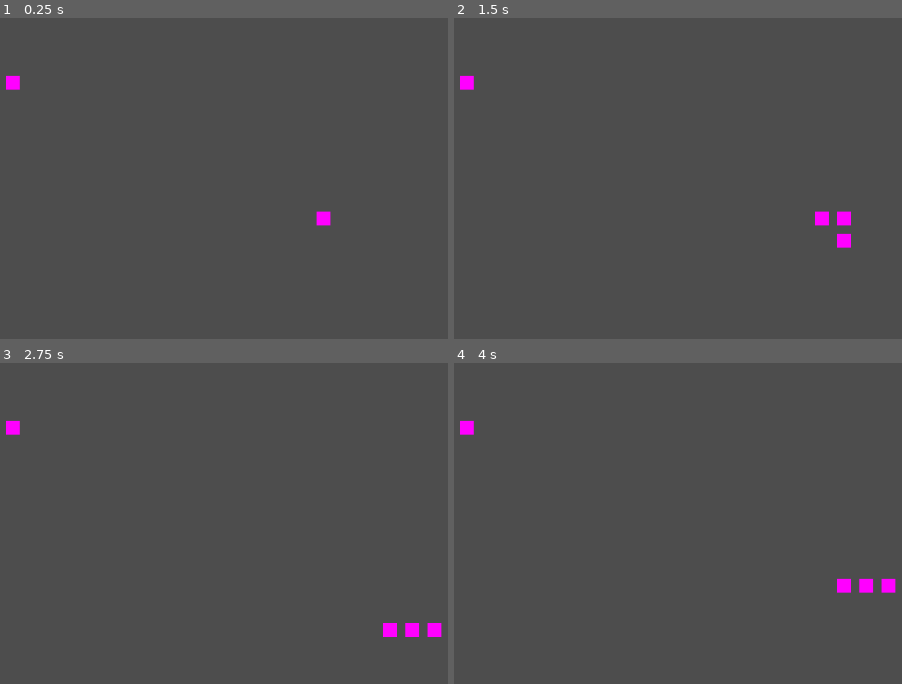
Above: before the commit, frames 1-4 (two rows, left to right).
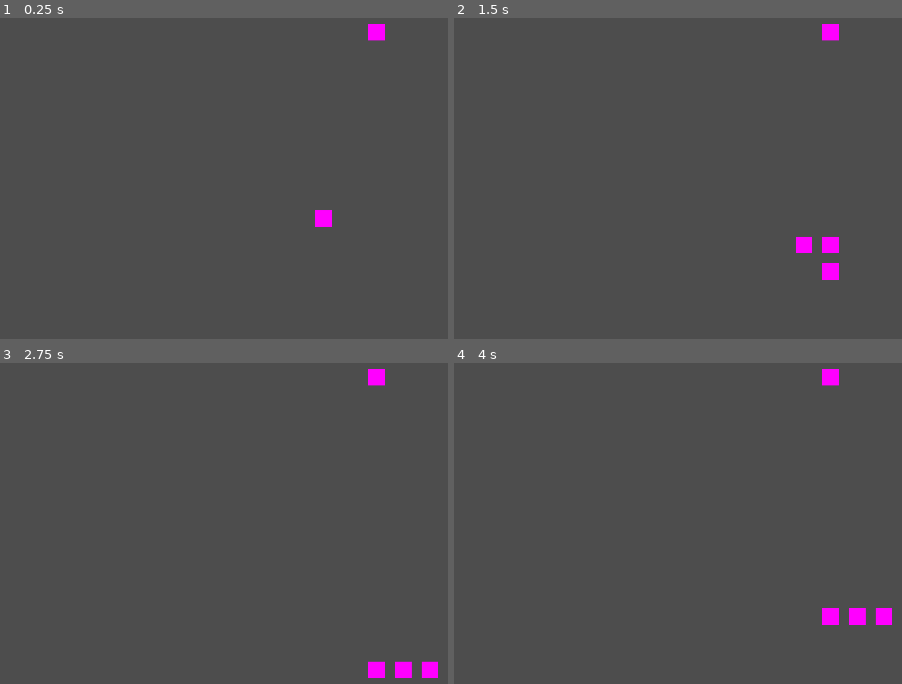
Above: after the commit, the same moments.

Repository: Fernando-Lamounier/SnakeClone
Game: Godot game, scene res://scenes/map.tscn
Same seed, same stepped clock (60 frames per second), same inputs: the game is played once before the commit and once after it.
Inputs:
- Up to frame 1 (0.25 s): no input
- Up to frame 2 (1.5 s): hold Right (ui_right) 0.53-1.28 s; tap Enter at 1.25 s; hold Down (ui_down) from 1.28 s (still down)
- Up to frame 3 (2.75 s): release Down (ui_down) at 2.03 s; hold Right (ui_right) from 2.03 s (still down)
- Up to frame 4 (4 s): release Right (ui_right) at 2.78 s; hold Up (ui_up) 2.78-3.53 s; hold Left (ui_left) from 3.53 s (still down)

The runs differ from the first frame. In frame 1, 0.4% of the frame differs, in the area x 1-86%, y 1-66%; in frame 2, 1.3%; in frame 3, 1.3%; in frame 4, 1.4%, in the area x 1-99%, y 1-82%.

Commit message:
correções na movimentação do player

Diff:
--- a/autoload/global.gd
+++ b/autoload/global.gd
@@ -1,3 +1,3 @@
 extends Node
 
-const GRID_SIZE:int = 32
+const GRID_SIZE:int = 64
--- a/project.godot
+++ b/project.godot
@@ -19,10 +19,17 @@
 
 Global="*uid://dmtwp2m6ydqcg"
 
+[display]
+
+window/size/viewport_width=1920
+window/size/viewport_height=1080
+window/size/mode=3
+window/size/resizable=false
+
 [global_group]
 
 food=""
-segments=""
+borders=""
 
 [physics]
 
--- a/scenes/fruta.tscn
+++ b/scenes/fruta.tscn
@@ -8,6 +8,7 @@
 height = 20.0
 
 [node name="Fruta" type="Area2D" unique_id=1240248615 groups=["food"]]
+scale = Vector2(2, 2)
 script = ExtResource("1_ch7q4")
 
 [node name="Sprite2D" type="Sprite2D" parent="." unique_id=1525013617]
--- a/scenes/head.tscn
+++ b/scenes/head.tscn
@@ -8,6 +8,7 @@
 height = 20.0
 
 [node name="Head" type="Area2D" unique_id=1658098063]
+scale = Vector2(2, 2)
 script = ExtResource("1_nsfte")
 
 [node name="Sprite2D" type="Sprite2D" parent="." unique_id=59384311]
--- a/scenes/map.tscn
+++ b/scenes/map.tscn
@@ -9,3 +9,4 @@
 unique_name_in_owner = true
 
 [node name="Player" parent="." unique_id=2059443134 instance=ExtResource("1_paxxb")]
+position = Vector2(1, 1)
--- a/scenes/player.tscn
+++ b/scenes/player.tscn
@@ -12,7 +12,7 @@
 [node name="Head" parent="." unique_id=1658098063 instance=ExtResource("2_dqkch")]
 unique_name_in_owner = true
 
-[node name="Segment" parent="." unique_id=2041569768 groups=["segments"] instance=ExtResource("3_qhqgy")]
+[node name="Segment" parent="." unique_id=2041569768 instance=ExtResource("3_qhqgy")]
 unique_name_in_owner = true
 
 [node name="Spawner" type="Node2D" parent="." unique_id=357328250]
@@ -25,12 +25,12 @@
 unique_name_in_owner = true
 script = ExtResource("5_qlg0r")
 
-[node name="uper_left" type="Marker2D" parent="borders" unique_id=999811530]
+[node name="uper_left" type="Marker2D" parent="borders" unique_id=999811530 groups=["borders"]]
 unique_name_in_owner = true
-position = Vector2(-576, -324)
+position = Vector2(-960, -540)
 
-[node name="lower_right" type="Marker2D" parent="borders" unique_id=1904711756]
+[node name="lower_right" type="Marker2D" parent="borders" unique_id=1904711756 groups=["borders"]]
 unique_name_in_owner = true
-position = Vector2(576, 324)
+position = Vector2(960, 540)
 
 [connection signal="food_eated" from="Head" to="." method="_on_head_food_eated"]
--- a/scenes/segment.tscn
+++ b/scenes/segment.tscn
@@ -8,6 +8,7 @@
 height = 20.0
 
 [node name="Segment" type="Area2D" unique_id=2041569768]
+scale = Vector2(2, 2)
 script = ExtResource("1_th87o")
 
 [node name="Sprite2D" type="Sprite2D" parent="." unique_id=1938380057]
--- a/scripts/borders.gd
+++ b/scripts/borders.gd
@@ -15,21 +15,23 @@
 	y_min = uper_left.position.y
 	x_max = lower_right.position.x
 	x_min = uper_left.position.x
-
-	pass # Replace with function body.
+	print(x_max, y_max, x_min, y_min)
+	pass
 
 func warp_player(player_pos:Vector2):
+
 	if player_pos.x >= x_max:
-		player_pos.x = x_min
-
+		player_pos.x = int(x_min / Global.GRID_SIZE) * Global.GRID_SIZE
+		return player_pos
 	if player_pos.x <= x_min:
-		player_pos.x = x_max
+		player_pos.x = int(x_max / Global.GRID_SIZE) * Global.GRID_SIZE
+		return player_pos
 
 	if player_pos.y >= y_max:
-		player_pos.y = y_min
-
+		player_pos.y = int(y_min / Global.GRID_SIZE) * Global.GRID_SIZE
+		return player_pos
 	if player_pos.y <= y_min:
-		player_pos.y = y_max
-
+		player_pos.y = int(y_max / Global.GRID_SIZE) * Global.GRID_SIZE
+		return player_pos
 
 	return player_pos
--- a/scripts/head.gd
+++ b/scripts/head.gd
@@ -9,11 +9,10 @@
 		area.queue_free()
 		food_eated.emit()
 		pass
-	elif area.is_in_group("segments"):
+	else:
 		if snake_walked:
 			player.game_over()
 			pass
-		pass
 	pass
 
 
--- a/scripts/player.gd
+++ b/scripts/player.gd
@@ -12,7 +12,7 @@
 
 @export var SPEED:float = 3000
 var snake_segment:Array[Segment] = []
-var direction: Vector2 = Vector2.RIGHT
+var direction: Vector2 = Vector2.DOWN
 
 func _ready() -> void:
 	snake_segment.append(segment)
@@ -50,7 +50,6 @@
 			new_position = snake_segment[i].position
 			snake_segment[i].move_to(last_position)
 			last_position = new_position
-
 			pass
 		pass
 
--- a/scripts/spawner.gd
+++ b/scripts/spawner.gd
@@ -9,8 +9,8 @@
 # spawna comida
 func spawn_food():
 	var spawn_point: Vector2 = Vector2.ZERO
-	spawn_point.x = randi_range(borders.x_min, borders.x_max) * Global.GRID_SIZE % int(borders.x_max)
-	spawn_point.y = randi_range(borders.y_min, borders.y_max) * Global.GRID_SIZE % int(borders.y_max)
+	spawn_point.x = int(randi_range(borders.x_min, borders.x_max) / Global.GRID_SIZE) * Global.GRID_SIZE
+	spawn_point.y = int(randi_range(borders.y_min, borders.y_max) / Global.GRID_SIZE) * Global.GRID_SIZE
 
 	var food = food_scene.instantiate()
 	food.position = spawn_point
